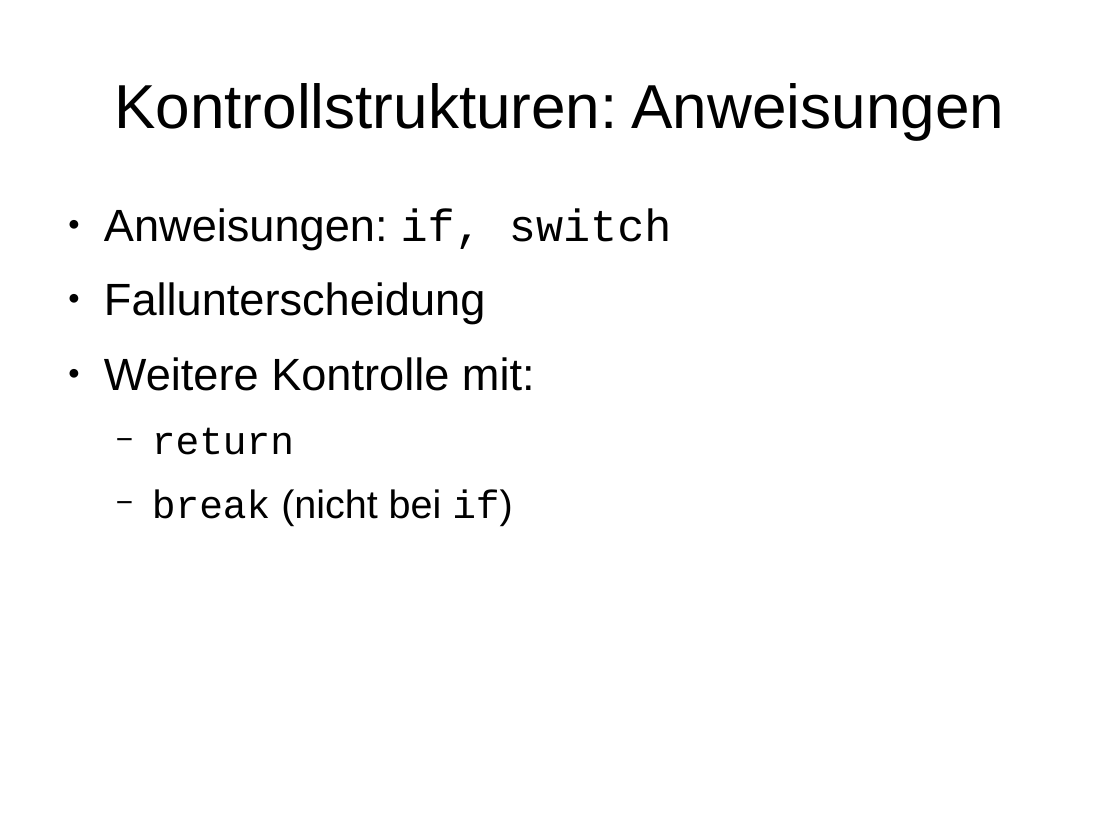
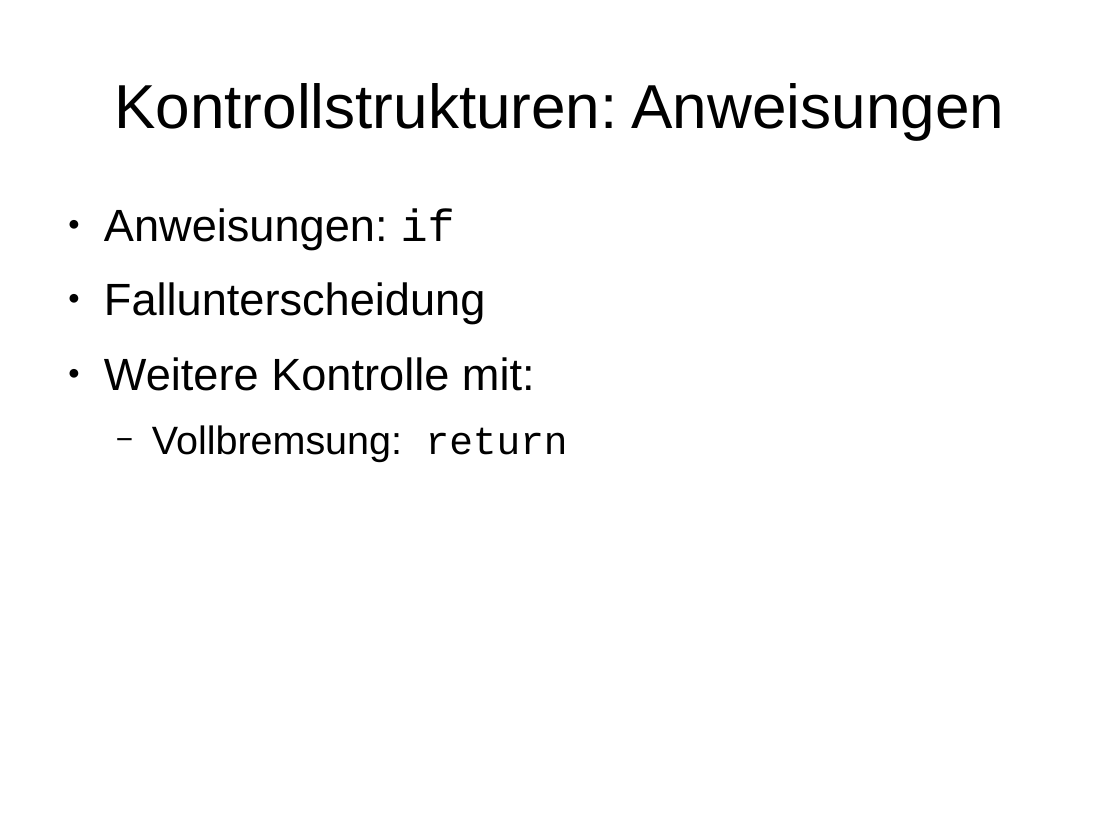
Before and after one commit to mn-io/hello-java, a slide deck: slide 42 of Folien.odp (slide 44 before the commit). Drawn at 1120x840 pixels with LibreOffice and Linux fonts; fonts in the diff are those of the drawing. Boxes give left, top, right and bottom in pixels: in the first picture for what was removed or moved away, otherwise in the second. Text is boxed around its words. In the diff, an @@ line names an element or a change of style, - is before the commit and + after.

```diff
--- a/Folien.odp
+++ b/Folien.odp
@@ text at bbox=[104, 208, 455, 250]: text changed @@
-● Anweisungen: if, switch
+● Anweisungen: if
@@ text at bbox=[152, 425, 568, 462]: text changed; font Courier New to Arial @@
-  − return
-  − break (nicht bei if)
+  − Vollbremsung: return
```
Also in this commit, not shown: 12 other slides changed, 3 slides removed, 5 other files.
